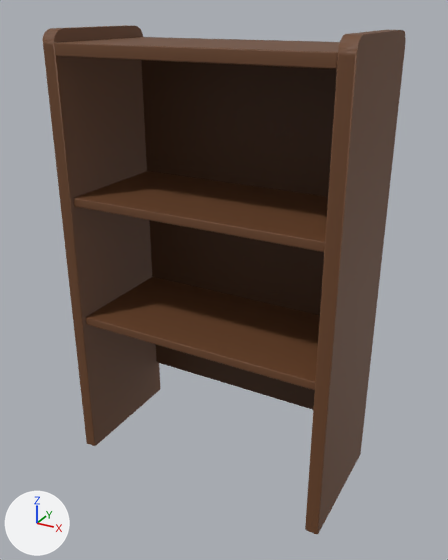
Renders of the glTF model godot/assets/models/bookshelf.glb from each side of a commit.
Camera for both pictures: a camera (50 mm lens) standing at (0.628, -1.127, 1.038) and looking at (0.011, -0.006, 0.477). The axes (+X, +Y, +Z) are drawn at lower left. The lights are the same throughout. The older version comes first. Where no turn or scale is listed for an object, it has been applied to the vertices.

Objects in the first picture: 'BS_Back', 'BS_Shelf_Low', 'BS_Shelf_Mid', 'BS_Side_L', 'BS_Side_R', 'BS_Top'.
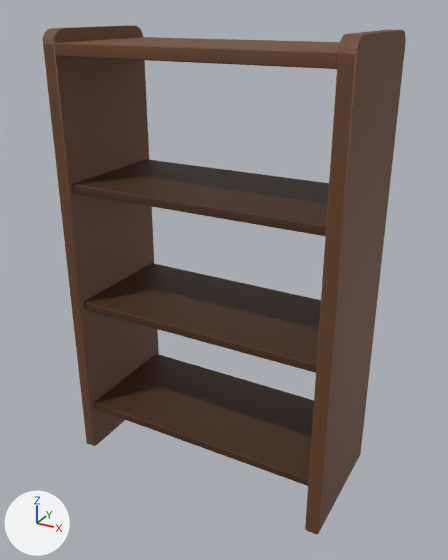
The edits, one by one:
me_bs_shelf_low has 24 vertices, 44 faces and spans x -0.29..0.29, y -0.139..0.139, z -0.01..0.01.
me_bs_shelf_low no longer uses material mat_m_wood_warm (brown #6b4428).
me_bs_shelf_low gains material mat_m_wood_dark (brown #4a2e19).
me_bs_shelf_mid has 24 vertices, 44 faces and spans x -0.29..0.29, y -0.139..0.139, z -0.01..0.01.
me_bs_shelf_mid no longer uses material mat_m_wood_warm (brown #6b4428).
me_bs_shelf_mid gains material mat_m_wood_dark (brown #4a2e19).
Object 'BS_Back' (ob_bs_back) is deleted.
Object 'BS_Shelf_Low' (ob_bs_shelf_low) moves from (0.0, -0.002, 0.36) to (0.0, -0.002, 0.12).
Object 'BS_Shelf_Mid' (ob_bs_shelf_mid) moves from (0.0, -0.002, 0.65) to (0.0, -0.002, 0.4).
Object 'BS_Shelf_Upper' (ob_bs_shelf_upper) is new; it shows a copy of the mesh of ob_bs_shelf_mid.
Its location is (0.0, -0.002, 0.68).

Changed parts and their boxes [x1, y1, x2, y2] in the pictures (448 x 560 px):
'BS_Back', deleted: before [141, 37, 337, 410]
'BS_Shelf_Low', recoloured, moved: before [85, 277, 320, 390]; after [94, 354, 314, 486]
'BS_Shelf_Mid', recoloured, moved: before [73, 171, 328, 252]; after [84, 263, 321, 373]
'BS_Shelf_Upper', added (brown): after [72, 159, 329, 236]
